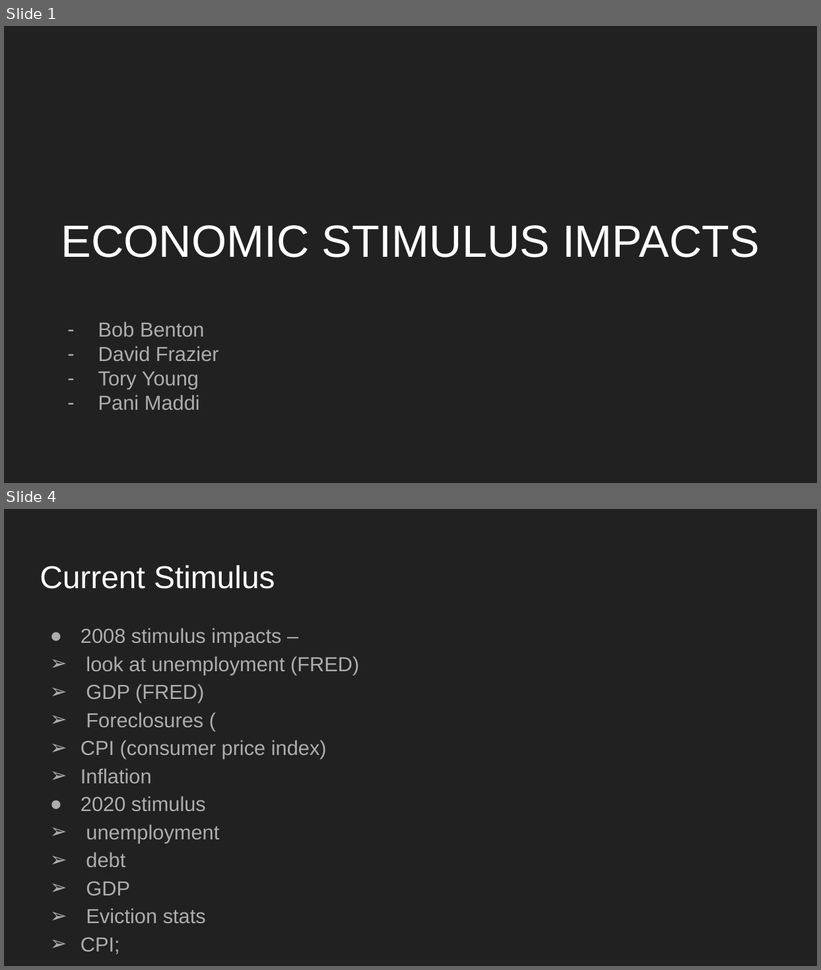
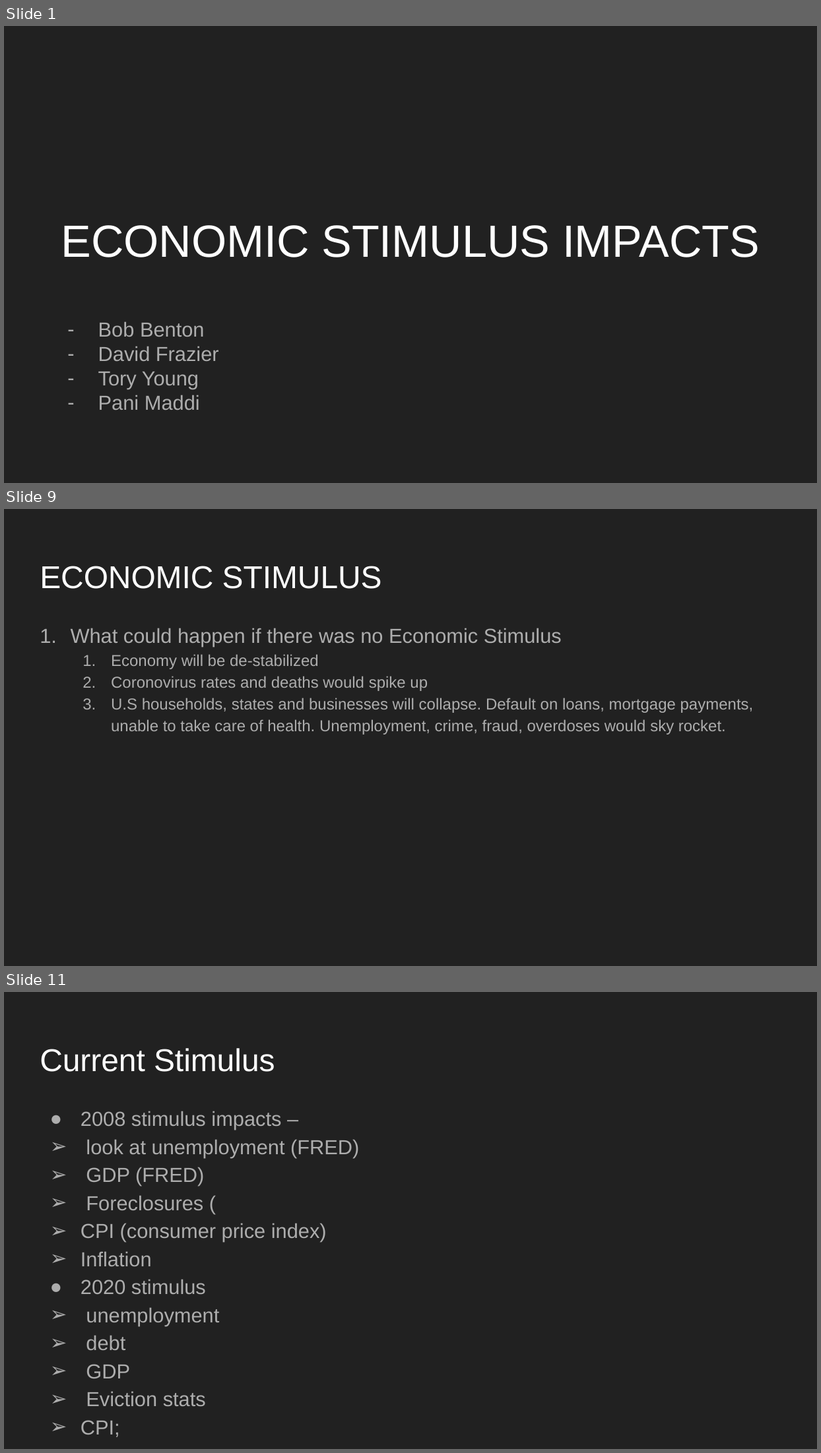
Before and after one commit to tyoung65/Econimic_Stimulus_Research-, a slide deck: ECONOMIC STIMULUS IMPACTS.pptx. Shown one above the other, each under a label of ours: slides 1 and 4 before the commit, slides 1, 9 and 11 after it; the slides between them are not shown. The pictures are 821x970 and 821x1453 pixels, drawn with LibreOffice and Linux fonts; fonts in the diff are those of the drawing. Boxes give left, top, right and bottom in pixels: in the first picture for what was removed or moved away, otherwise in the second. Text is boxed around its words. In the diff, an @@ line names an element or a change of style, - is before the commit and + after.

```diff
--- a/ECONOMIC STIMULUS IMPACTS.pptx
+++ b/ECONOMIC STIMULUS IMPACTS.pptx
@@ slide 9 added at box(4, 509, 817, 966), background #212121 @@
@@ title added at box(40, 566, 382, 589), 28 pt, text #FFFFFF @@
+ECONOMIC STIMULUS
@@ text added at box(71, 628, 754, 735), 14 pt, text #ADADAD @@
+1. What could happen if there was no Economic Stimulus
+  1. Economy will be de-stabilized
+  2. Coronovirus rates and deaths would spike up
+  3. U.S households, states and businesses will collapse. Default on loans, mortgage payments, unable to take care of health. Unemployment, crime, fraud, overdoses would sky rocket.
@@ what was slide 4 is now slide 11 @@
```
Also in this commit, not shown: 2 slides changed, 6 other slides added, 1 other file.
